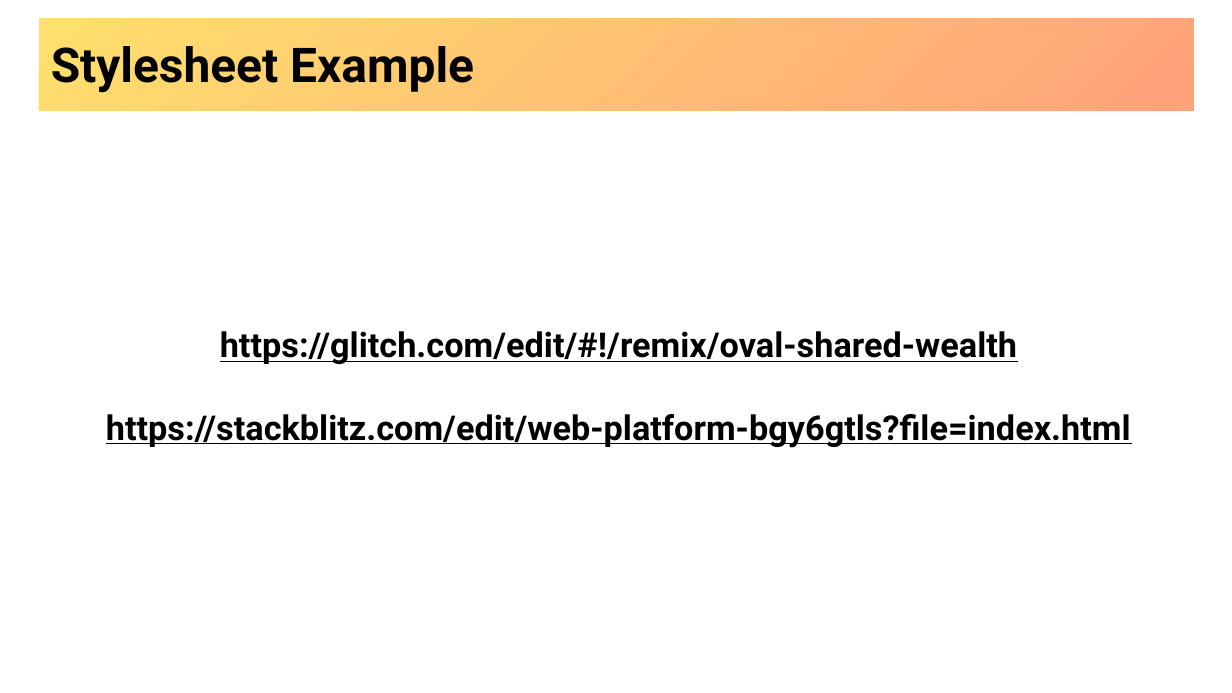
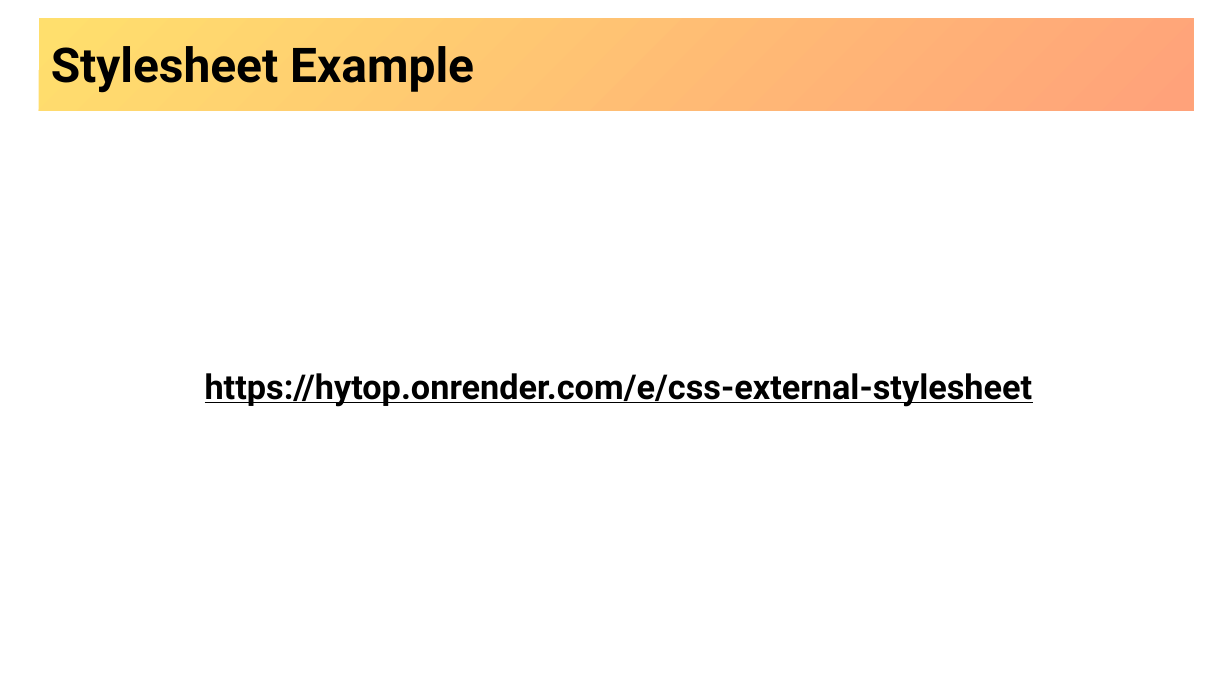
Before and after one commit to hytechclub/web-101, a slide deck: slide 10 of Week05/IntroductionToCss.pptx. Drawn at 1232x693 pixels with LibreOffice and Linux fonts; fonts in the diff are those of the drawing; background and template pictures are left out. Boxes give left, top, right and bottom in pixels: in the first picture for what was removed or moved away, otherwise in the second. Text is boxed around its words. In the diff, an @@ line names an element or a change of style, - is before the commit and + after.

```diff
--- a/Week05/IntroductionToCss.pptx
+++ b/Week05/IntroductionToCss.pptx
@@ text at (205,373,1033,407): text changed @@
-https://glitch.com/edit/#!/remix/oval-shared-wealth
-https://stackblitz.com/edit/web-platform-bgy6gtls?file=index.html
+https://hytop.onrender.com/e/css-external-stylesheet
```
Also in this commit, not shown: 1 other slide changed, 48 other files.
